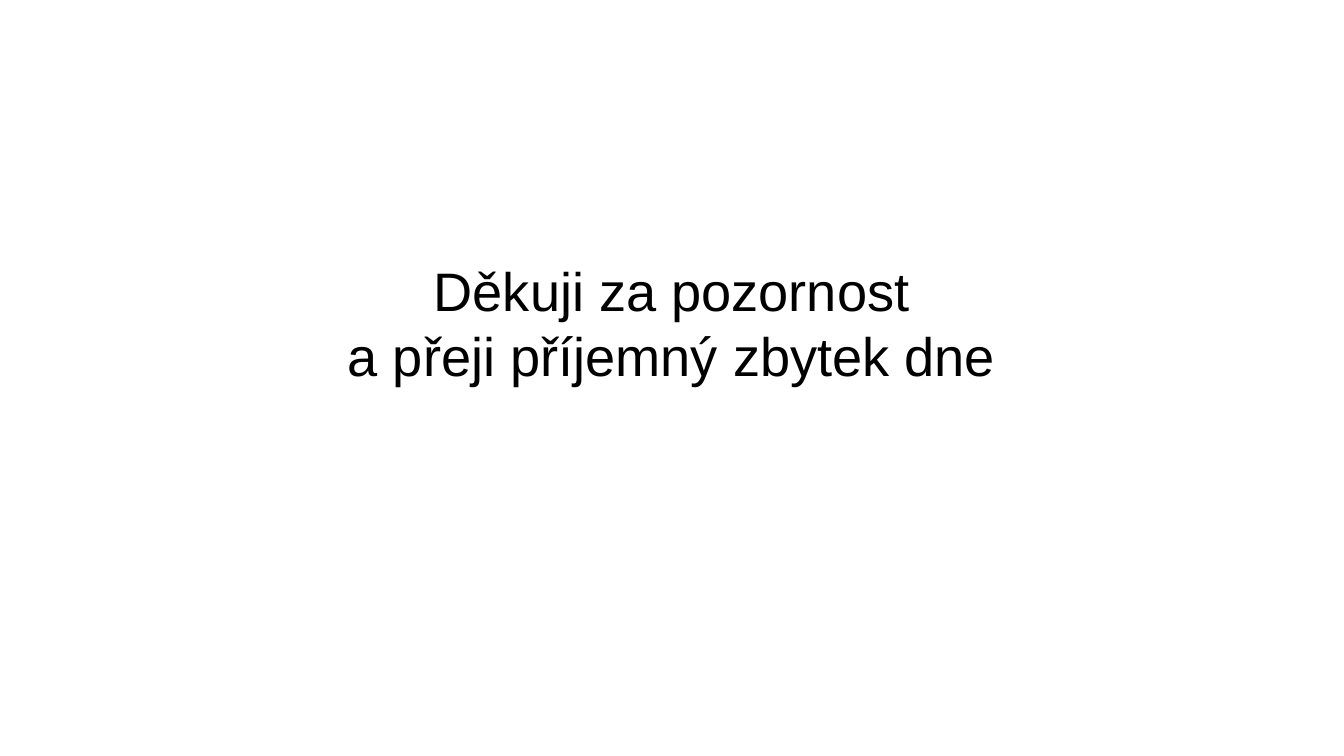
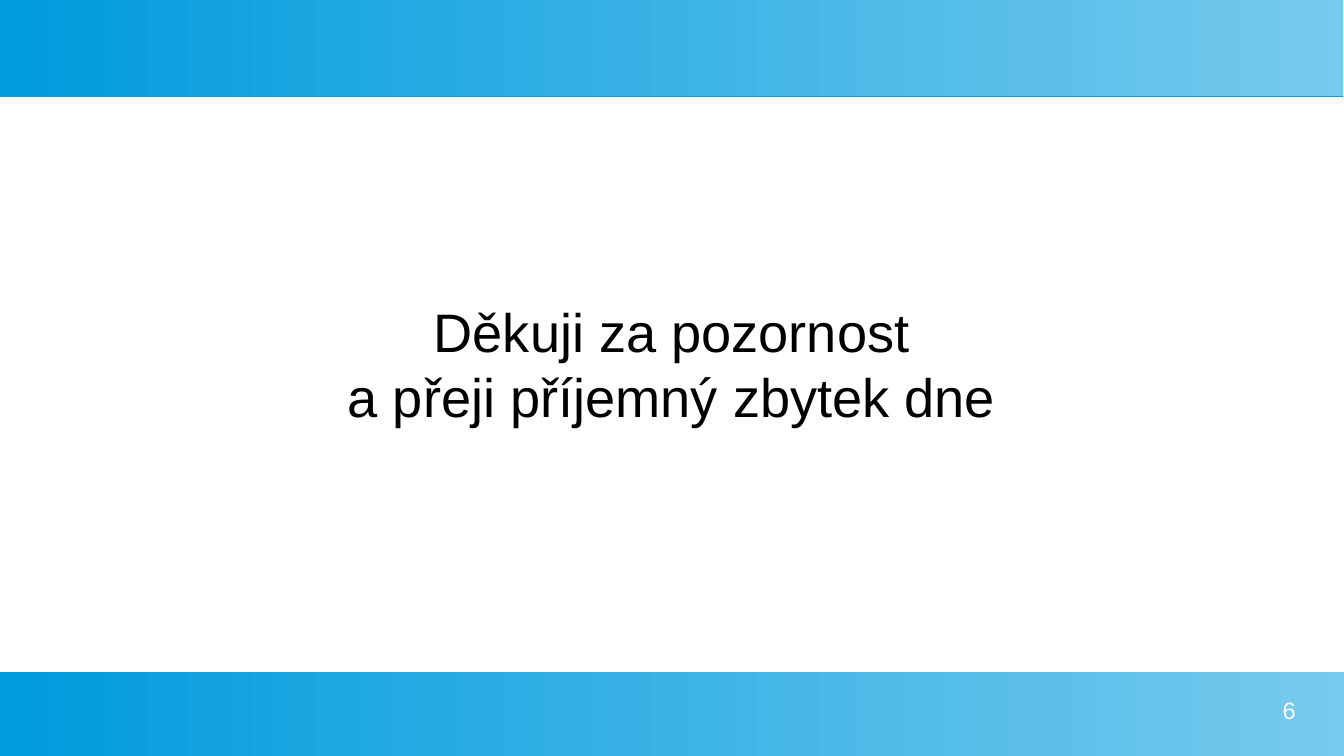
Before and after one commit to xelaxefensor/Maturitni-prace-Vyvoj-v-hernim-enginu, a slide deck: slide 6 of tusl_prezentace.odp. Drawn at 1344x756 pixels with LibreOffice and Linux fonts; fonts in the diff are those of the drawing. Boxes give left, top, right and bottom in pixels: in the first picture for what was removed or moved away, otherwise in the second. Text is boxed around its words. In the diff, an @@ line names an element or a change of style, - is before the commit and + after.

```diff
--- a/tusl_prezentace.odp
+++ b/tusl_prezentace.odp
@@ rectangle added at (x1=0, y1=0, x2=1344, y2=96), fill gradient #77CAEE to #75C9EE to #73C9ED to #71C8ED to #6FC7ED to #6EC6ED @@
@@ subtitle "Děkuji za pozornost" moved from (x1=348, y1=271, x2=995, y2=386) to (x1=348, y1=312, x2=995, y2=427) @@
@@ subtitle "Děkuji za pozornost" at (x1=348, y1=312, x2=995, y2=427): highlight none to #FFFFFF @@
@@ rectangle added at (x1=0, y1=672, x2=1344, y2=756), fill gradient #77CAEE to #75C9EE to #73C9ED to #71C8ED to #6FC7ED to #6EC6ED @@
@@ page number added at (x1=1283, y1=702, x2=1296, y2=719), 14 pt, text #FFFFFF @@
+6
```
Also in this commit, not shown: 6 other slides changed.
